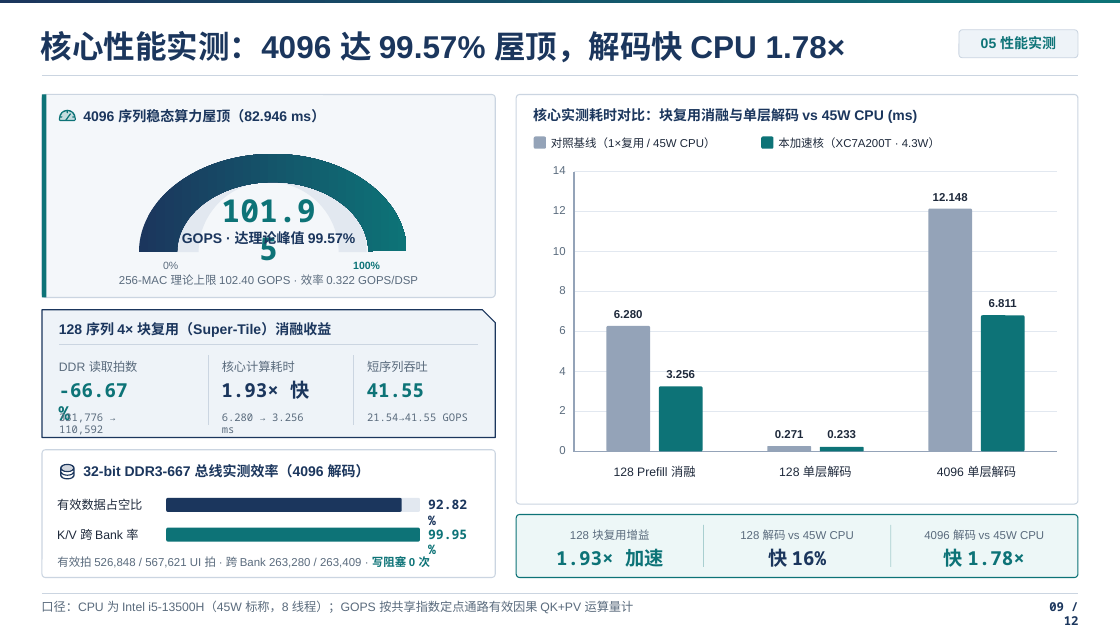
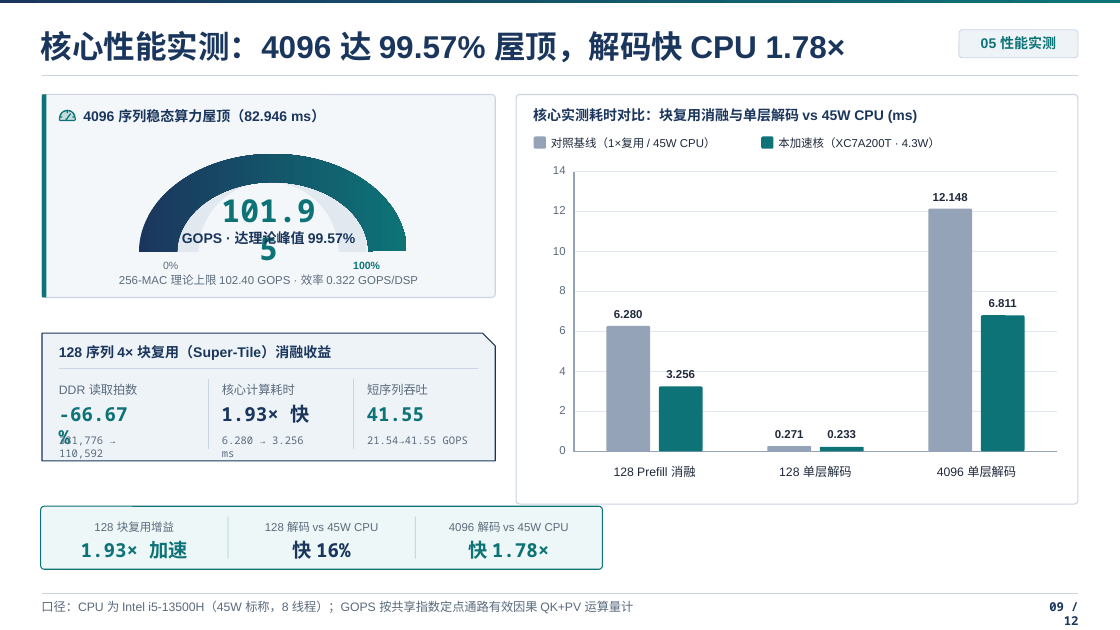
Before and after one commit to seuNahida/FPT26, a slide deck: slide 9 of fpt26_cn_finals_gqa_v46_20261119_215010.pptx. Drawn at 1120x630 pixels with LibreOffice and Linux fonts; fonts in the diff are those of the drawing. Boxes give left, top, right and bottom in pixels: in the first picture for what was removed or moved away, otherwise in the second. Text is boxed around its words. In the diff, an @@ line names an element or a change of style, - is before the commit and + after.

```diff
--- a/fpt26_cn_finals_gqa_v46_20261119_215010.pptx
+++ b/fpt26_cn_finals_gqa_v46_20261119_215010.pptx
@@ 10 texts, 3 freeform shapes, 1 snip rect: place and size @@
-10 texts, 3 freeform shapes, 1 snip rect at (42,310,496,438)
+10 texts, 3 freeform shapes, 1 snip rect at (42,334,496,461)
@@ rounded rectangle: place and size @@
-rounded rectangle at (517,514,1079,577)
+rounded rectangle at (40,507,602,570)
@@ 6 texts, 2 freeform shapes: place and size @@
-6 texts, 2 freeform shapes at (556,525,1044,567)
+6 texts, 2 freeform shapes at (81,517,569,559)
@@ group removed at (42,450,496,577): 6 texts, 4 rounded rectangles, 2 freeform shapes @@
-32-bit DDR3-667 总线实测效率（4096 解码）
-有效数据占空比
-92.82%
-K/V 跨 Bank 率
-99.95%
-有效拍 526,848 / 567,621 UI 拍 · 跨 Bank 263,280 / 263,409 · 写阻塞 0 次
```
Also in this commit, not shown: 6 other slides changed.
